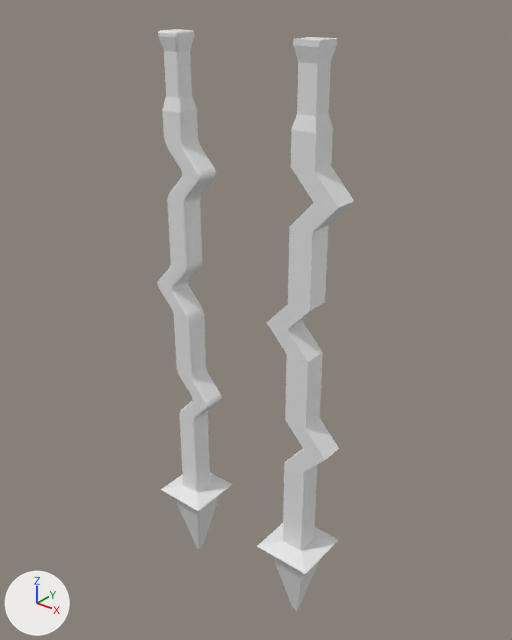
Two versions of the Blender file Assets/Art/BlenderFiles/Enemies/Leviathan/LightingSpike.blend, one commit apart.
The view is the same before and after, from a camera (50 mm lens) standing at (39.7, -40.2, 53.6) and looking at (6.2, 1.6, 27.7). Lighting does not change. The marker at lower left points along +X, +Y and +Z. The picture after the commit comes second.
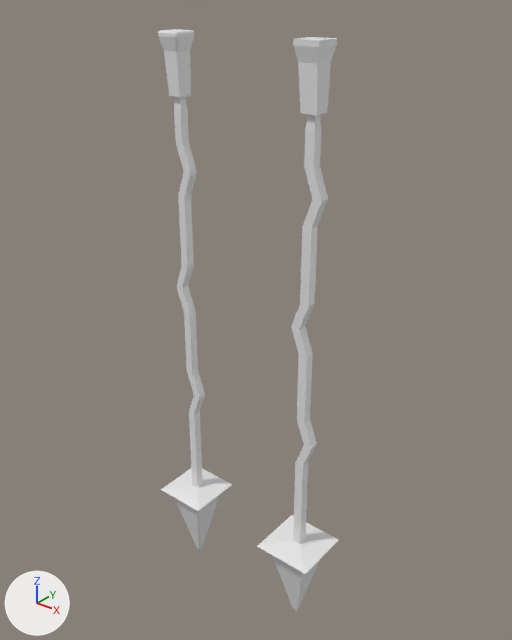
The change, as a diff of the scene's bpy script:
```diff
--- a/Assets/Art/BlenderFiles/Enemies/Leviathan/LightingSpike.blend.py
+++ b/Assets/Art/BlenderFiles/Enemies/Leviathan/LightingSpike.blend.py
@@ me_cube_002 @@
 # used by ob_cube_001; location = (12.37, 0.0, 0.0)
-me_cube_002.from_pydata(...)  # 84 vertices, 82 faces; spans x -3.0..3.0, y -2.6..2.6, z 0.0..50.0
+me_cube_002.from_pydata(...)  # 88 vertices, 86 faces; spans x -2.6..2.6, y -2.6..2.6, z 0.0..50.0
+# me_cube_002 part 1
+# 4 faces are deleted
+# 7 vertices in x 1.0, y 1.0, z 8.4..27.3 move by (-0.5, -0.6, 0.0)
+# 7 vertices in x 1.0, y -1.0, z 8.4..27.3 move by (-0.5, 0.6, 0.0)
+# 6 vertices in x -1.0, y -1.0, z 8.4..27.3 move by (0.7, 0.6, 0.0)
+# 6 vertices in x -1.0, y 1.0, z 8.4..27.3 move by (0.7, -0.6, 0.0)
+# 30 vertices move from x -3.0..3.0, y -1.0..1.0, z 19.1..45.4 to x -0.5..1.3, y -0.6..0.6, z 19.1..45.4
+# 4 vertices are added at (-0.3, -0.4, 29.4), (-1.1, -0.4, 29.4), (-1.1, 0.4, 29.4), (-0.3, 0.4, 29.4)
+# 8 new faces join them
 me_cube_002.materials.append(mat_lowpoly)
@@ me_cube_003 @@
 # used by ob_cube_002; location = (0.04, 0.0, 0.0)
-me_cube_003.from_pydata(...)  # 944 vertices, 950 faces; spans x -2.8..2.8, y -2.5..2.5, z 0.0..50.0
+me_cube_003.from_pydata(...)  # 960 vertices, 966 faces; spans x -2.5..2.5, y -2.5..2.5, z 0.0..50.0
+# me_cube_003 part 2: 193 vertices moved from x -1.2..2.8, y -1.2..1.0, z 8.4..45.4 to x -0.5..1.2, y -0.6..0.6, z 8.4..45.4; 492 vertices removed from x -2.8..2.8, y -1.1..1.1, z 8.4..37.4; 508 vertices added at x -1.0..1.2, y -0.4..0.4, z 8.4..37.7
```

Location of each change, [x1, y1, x2, y2] in pixels of the pictures (512 x 640 px; the box of a moved part takes in the faces that stretch with it):
'Cube.001', reshaped (15% narrower): before [257, 37, 354, 611]; after [257, 37, 339, 611]
part 1 of me_cube_002, moved or reshaped: [257, 62, 339, 574] in both
part 2 of me_cube_003, moved or reshaped: before [158, 54, 222, 495]; after [164, 54, 213, 495]
